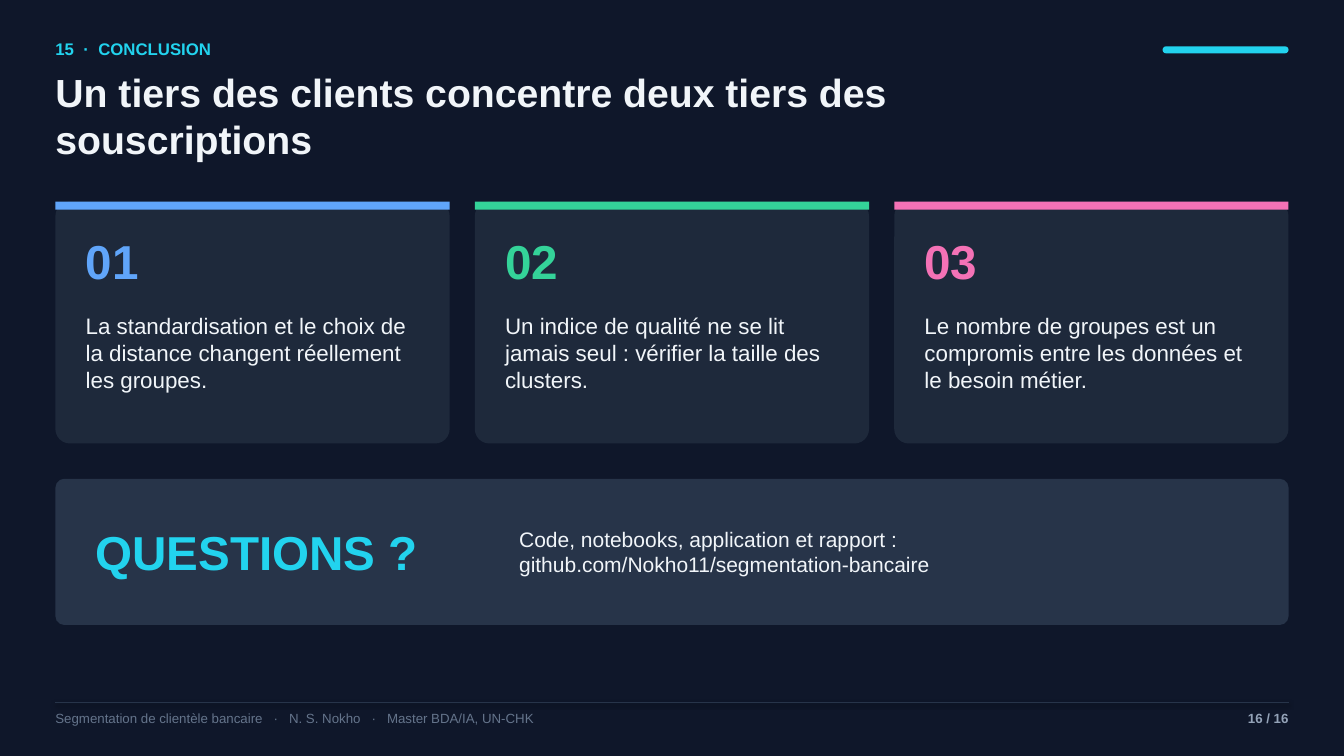
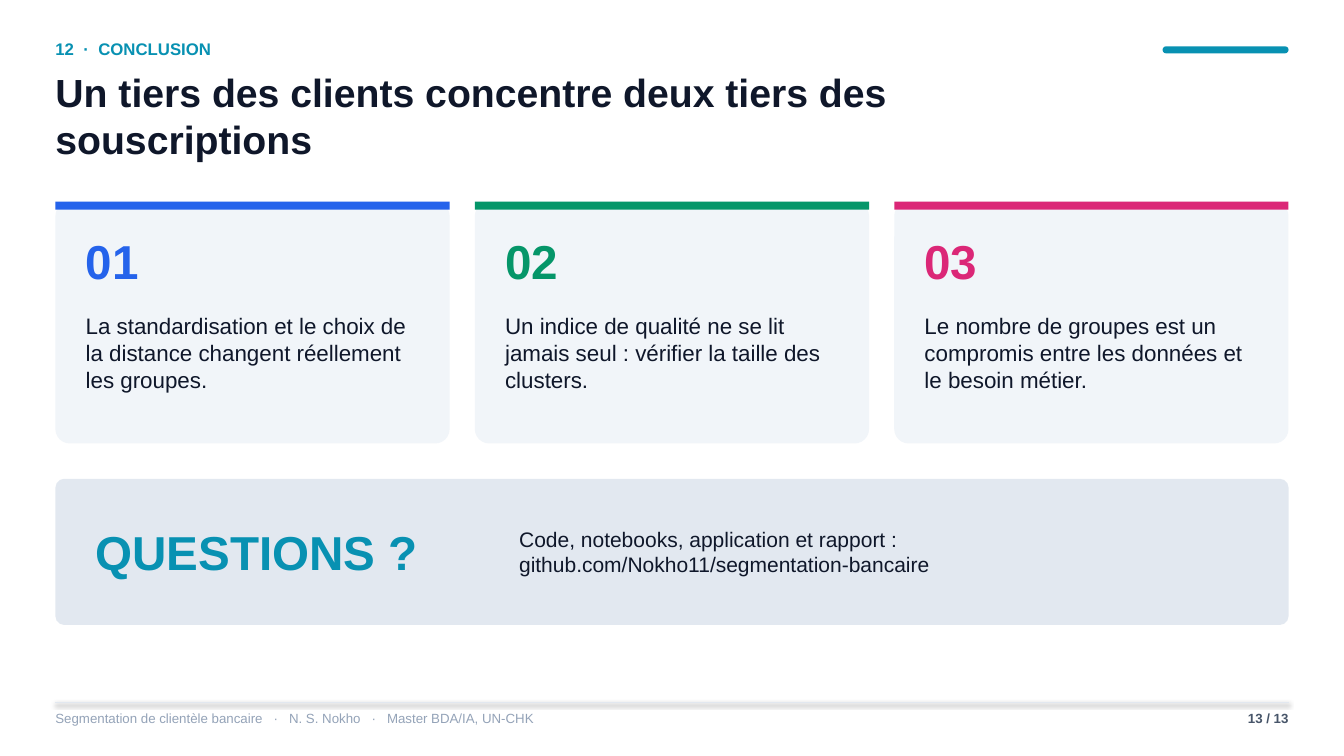
Before and after one commit to Nokho11/segmentation-bancaire, a slide deck: slide 13 of soutenance/soutenance_segmentation_bancaire.pptx (slide 16 before the commit). Drawn at 1344x756 pixels with LibreOffice and Linux fonts; fonts in the diff are those of the drawing. Boxes give left, top, right and bottom in pixels: in the first picture for what was removed or moved away, otherwise in the second. Text is boxed around its words. In the diff, an @@ line names an element or a change of style, - is before the commit and + after.

Commit message:
Soutenance sur fond blanc en 13 diapositives, application enrichie, relecture finale
- Application : distances aux centres, alerte client atypique (Isolation Forest),
  affectation par lot d'un fichier CSV (format UCI) avec export, onglet des segments
- Corrections de cohérence (accords entre méthodes, K-prototypes à k = 4)

```diff
--- a/soutenance/soutenance_segmentation_bancaire.pptx
+++ b/soutenance/soutenance_segmentation_bancaire.pptx
@@ background #0F172A to #FFFFFF @@
@@ text at (55, 43, 211, 55): text changed; text colour #22D3EE to #0891B2 @@
-15 · CONCLUSION
+12 · CONCLUSION
@@ rounded rectangle at (1163, 46, 1289, 53): fill #22D3EE to #0891B2 @@
@@ rectangle at (55, 202, 450, 210): fill #60A5FA to #2563EB @@
@@ rectangle at (475, 202, 869, 210): fill #34D399 to #059669 @@
@@ fill #1E293B to #F1F5F9 in 3 elements at (55, 202, 450, 444), (475, 202, 869, 444), (894, 202, 1289, 444) @@
@@ rectangle at (894, 202, 1289, 210): fill #F472B6 to #DB2777 @@
@@ text "01" at (86, 245, 139, 280): text colour #60A5FA to #2563EB @@
@@ text "02" at (505, 245, 558, 280): text colour #34D399 to #059669 @@
@@ text "03" at (924, 245, 977, 280): text colour #F472B6 to #DB2777 @@
@@ rounded rectangle at (55, 479, 1289, 625): fill #273449 to #E2E8F0 @@
@@ text "QUESTIONS ?" at (96, 536, 376, 580): text colour #22D3EE to #0891B2 @@
@@ text colour #F1F5F9 to #0F172A in 5 elements at (55, 78, 886, 162), (86, 317, 406, 393), (505, 317, 820, 389), (924, 317, 1243, 389), (519, 531, 929, 577) @@
@@ text "Segmentation de clientèle bancaire · ..." at (55, 713, 534, 726): text colour #64748B to #94A3B8 @@
@@ line (55, 703) - (1289, 703): stroke #273449 0.75 pt to #E2E8F0 0.75 pt @@
@@ text at (1248, 713, 1289, 723): text changed; text colour #94A3B8 to #475569 @@
-16 / 16
+13 / 13
```
Also in this commit, not shown: 12 other slides changed, 3 slides removed, 7 other files.
